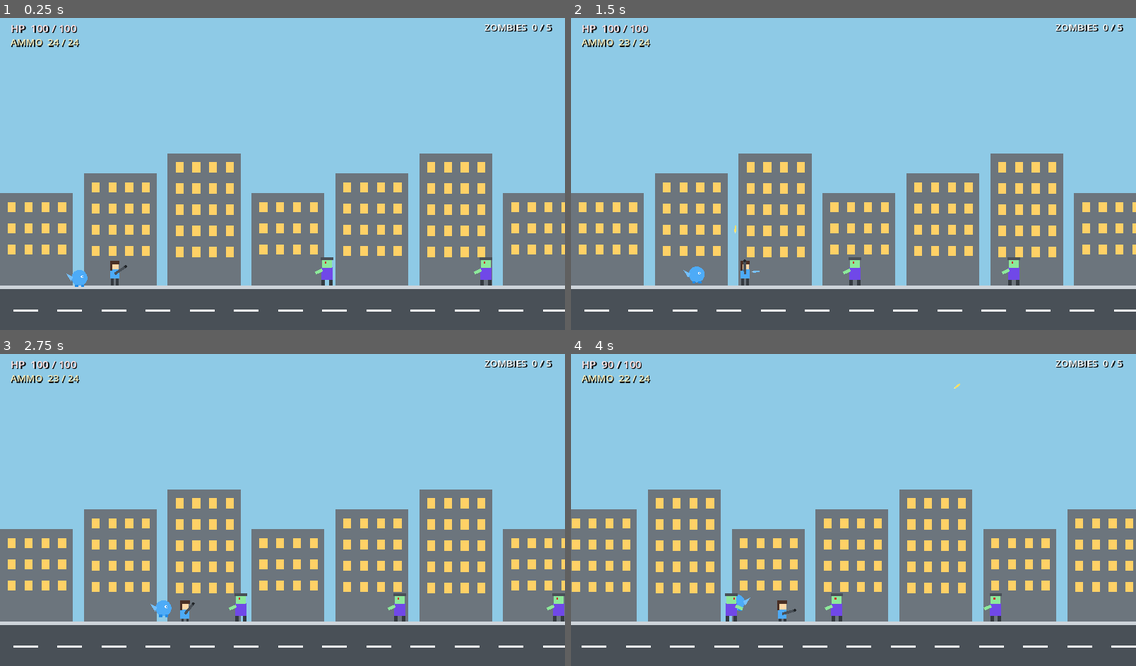
Above: before the commit, frames 1-4 (two rows, left to right).
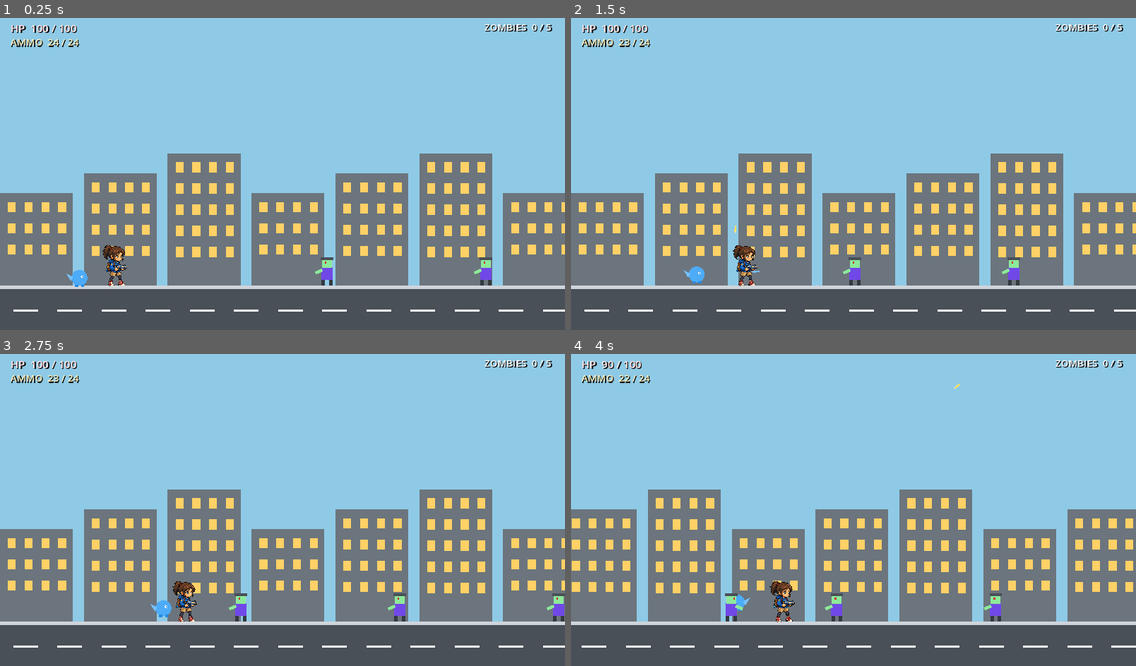
Above: after the commit, the same moments.

Repository: Fishforgithub/pets-vs-zombies
Game: Godot game, scene res://game/main/main.tscn
The game is run twice, just before and just after one commit, with the same random seed, the same clock (stepped at 60 frames per second) and the same inputs.
Inputs (mouse positions are in pixels of both pictures, inside the frame that each line leads up to):
- Up to frame 1 (0.25 s): no input
- Up to frame 2 (1.5 s): tap Enter (restart) at 0.5 s; move the mouse to (977, 155) at 0.52 s; hold S (crouch) 0.53-1.28 s; hold D (move_right) from 0.53 s (still down); tap Space (jump) at 0.77 s; move the mouse to (740, 186) at 1.27 s; click (740, 186) at 1.35 s
- Up to frame 3 (2.75 s): tap Space (jump) at 1.52 s; move the mouse to (339, 438) at 2.02 s; release D (move_right) at 2.03 s; hold A (move_left) from 2.03 s (still down); hold S (crouch) from 2.03 s (still down)
- Up to frame 4 (4 s): move the mouse to (825, 569) at 2.77 s; release A (move_left) at 2.78 s; release S (crouch) at 2.78 s; hold D (move_right) from 2.78 s (still down); click (825, 569) at 2.85 s; tap Space (jump) at 3.02, 3.77 s; move the mouse to (1023, 553) at 3.52 s; hold S (crouch) from 3.53 s (still down)

The runs differ from the first frame. In frame 1, 0.3% of the frame differs, in the area x 18-23%, y 72-86%; in frame 2, 0.3%; in frame 3, 0.3%; in frame 4, 0.4%, in the area x 35-40%, y 72-86%.

Commit message:
Integrate approved girl idle anchor

Diff:
--- a/game/player/player.gd
+++ b/game/player/player.gd
@@ -90,6 +90,9 @@
 	queue_redraw()
 
 func _draw() -> void:
+	var production_sprite := get_node_or_null("CharacterSprite") as Sprite2D
+	if is_instance_valid(production_sprite) and production_sprite.texture != null:
+		return
 	# Temporary code-drawn pixel character. Production art will replace this.
 	var crouch_offset := 9.0 if is_crouching else 0.0
 	var body_color := Color("4dabf7") if not is_dead else Color("868e96")
--- a/game/player/player.tscn
+++ b/game/player/player.tscn
@@ -1,6 +1,7 @@
-[gd_scene load_steps=3 format=3]
+[gd_scene load_steps=4 format=3]
 
 [ext_resource type="Script" path="res://game/player/player.gd" id="1"]
+[ext_resource type="Texture2D" path="res://assets/characters/girl/girl_idle.png" id="2"]
 
 [sub_resource type="CapsuleShape2D" id="1"]
 radius = 11.0
@@ -15,6 +16,11 @@
 position = Vector2(0, -27)
 shape = SubResource("1")
 
+[node name="CharacterSprite" type="Sprite2D" parent="."]
+position = Vector2(2, -44)
+scale = Vector2(0.22, 0.22)
+texture = ExtResource("2")
+
 [node name="Camera2D" type="Camera2D" parent="."]
 position = Vector2(180, -80)
 position_smoothing_enabled = true
Binary file added: assets/characters/girl/girl_idle.png
Not shown, changed: docs/ASSET_MIGRATION.md
